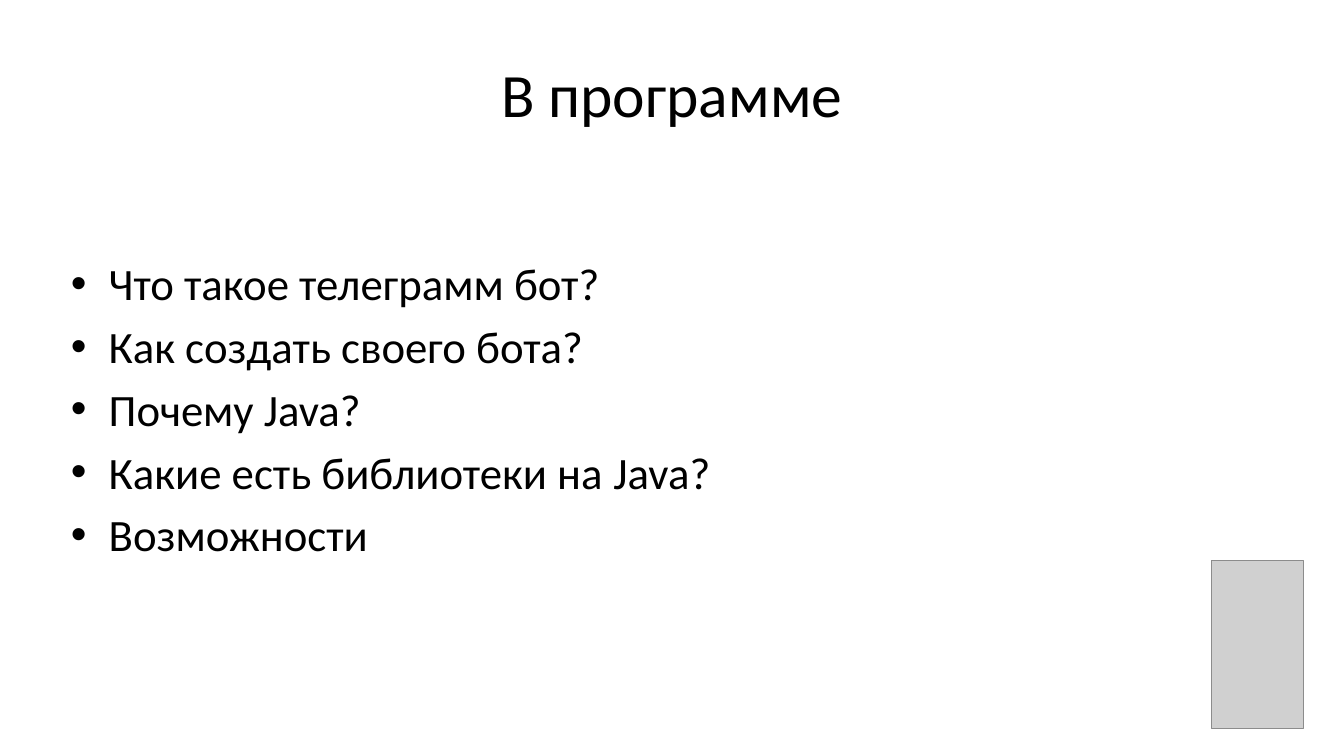
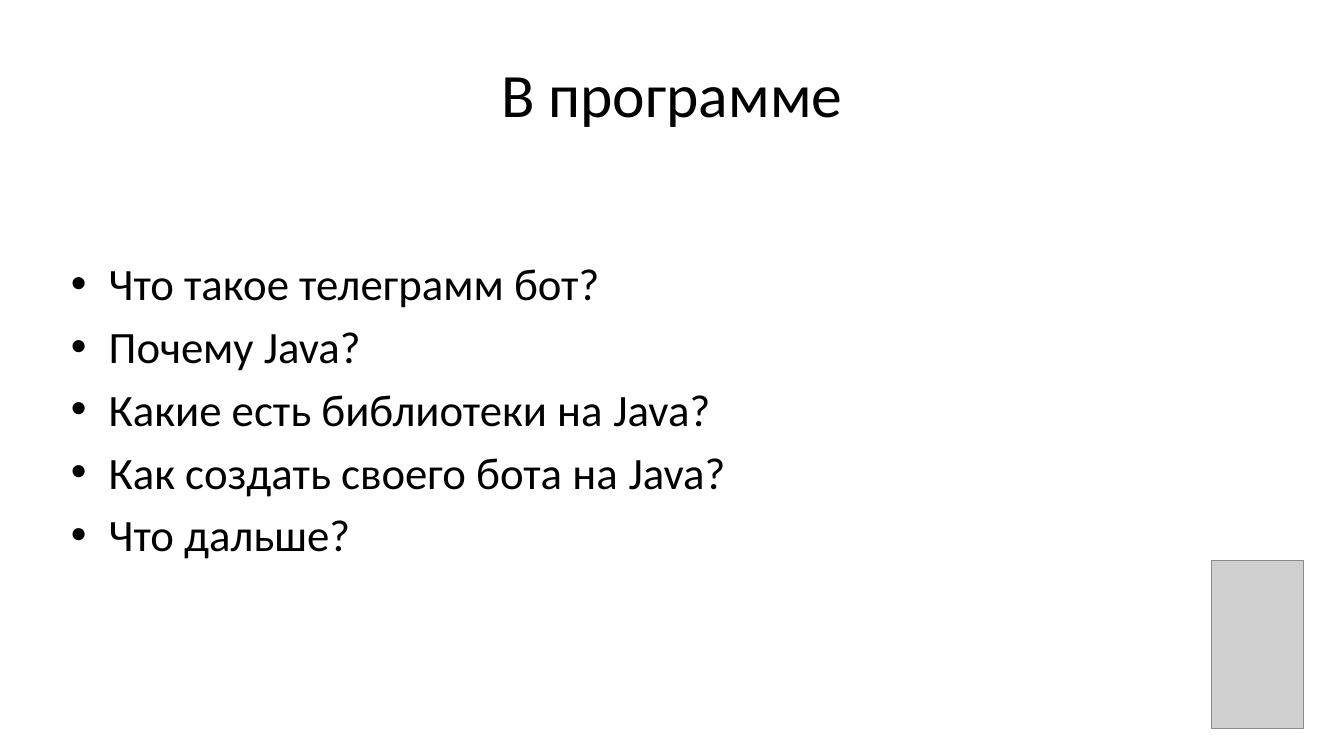
Before and after one commit to openlesson/java-telegram-bot, a slide deck: slide 2 of docs/lesson_telegram_bot.pptx. Drawn at 1344x756 pixels with LibreOffice and Linux fonts; fonts in the diff are those of the drawing; grey boxes stand for pictures. Boxes give left, top, right and bottom in pixels: in the first picture for what was removed or moved away, otherwise in the second. Text is boxed around its words. In the diff, an @@ line names an element or a change of style, - is before the commit and + after.

Commit message:
Updated presentation

```diff
--- a/docs/lesson_telegram_bot.pptx
+++ b/docs/lesson_telegram_bot.pptx
@@ text at bbox=[109, 332, 583, 371]: paragraph removed @@
-• Как создать своего бота?
@@ text at bbox=[109, 458, 726, 559]: text changed @@
-• Возможности
+• Как создать своего бота на Java?
+• Что дальше?
```
Also in this commit, not shown: 2 other slides changed, 4 slides added, 2 slides removed.
